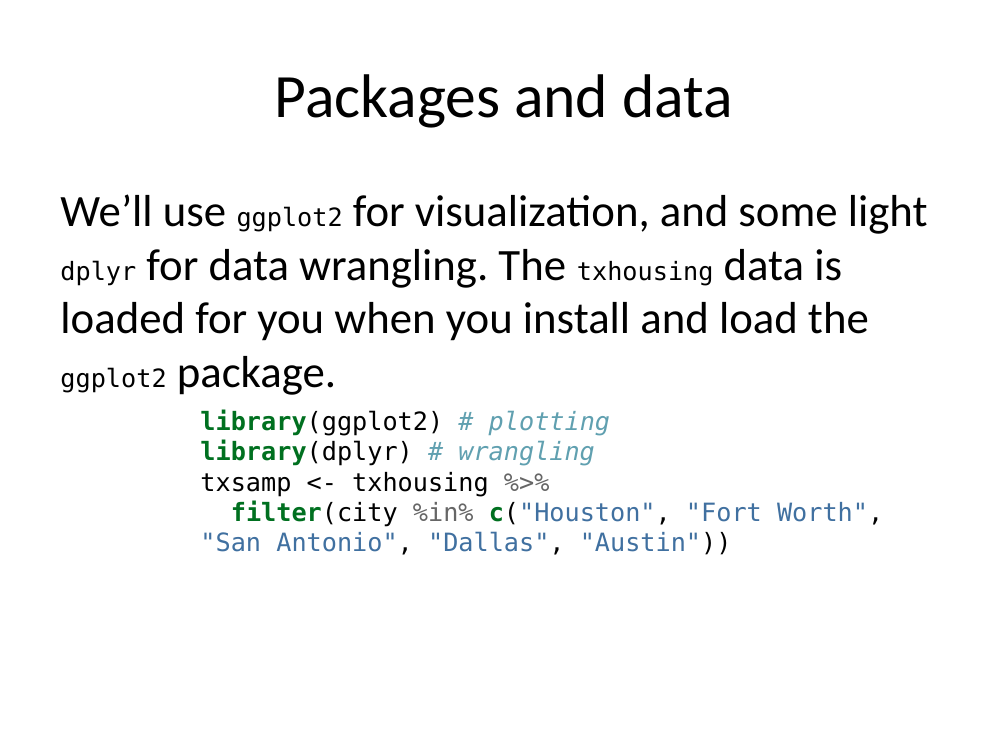
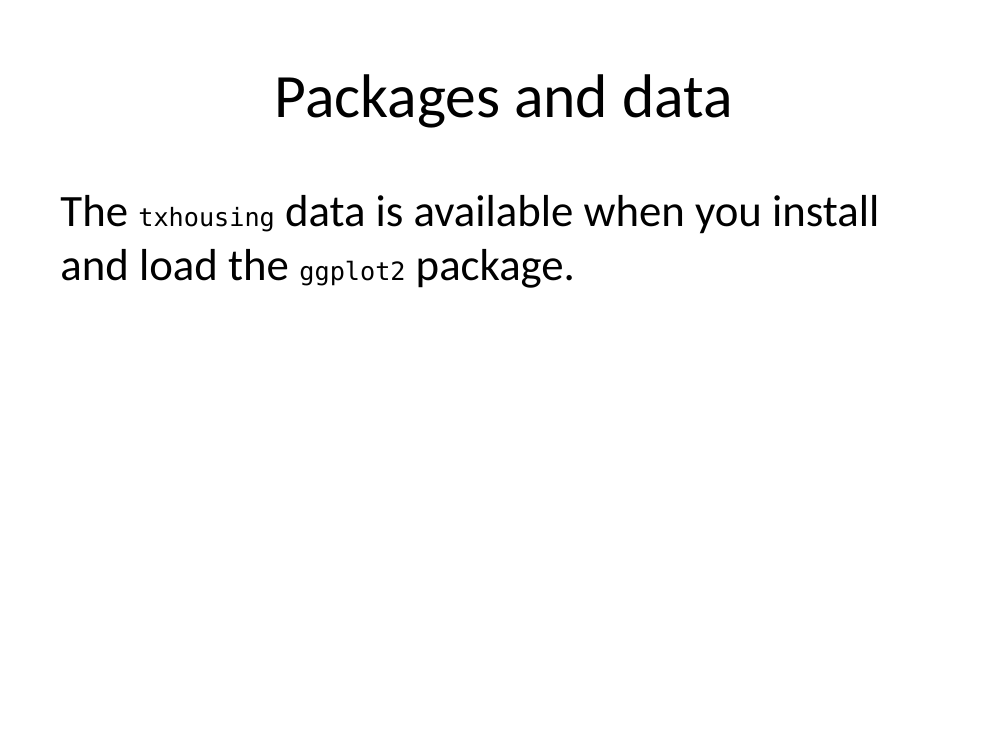
Before and after one commit to apreshill/rmd-render-factory, a slide deck: slide 2 of docs/gallery/outputs/slides/powerpoint_presentation.pptx. Drawn at 1008x756 pixels with LibreOffice and Linux fonts; fonts in the diff are those of the drawing. Boxes give left, top, right and bottom in pixels: in the first picture for what was removed or moved away, otherwise in the second. Text is boxed around its words. In the diff, an @@ line names an element or a change of style, - is before the commit and + after.

```diff
--- a/docs/gallery/outputs/slides/powerpoint_presentation.pptx
+++ b/docs/gallery/outputs/slides/powerpoint_presentation.pptx
@@ text at [60,195,879,288]: text changed; size 18 to 32 pt; font DejaVu Sans Mono to Calibri @@
-We’ll use ggplot2 for visualization, and some light dplyr for data wrangling. The txhousing data is loaded for you when you install and load the ggplot2 package.
-library(ggplot2) # plotting
-library(dplyr) # wrangling
-txsamp <- txhousing %>%
-filter(city %in% c("Houston", "Fort Worth", "San Antonio", "Dallas", "Austin"))
+The txhousing data is available when you install and load the ggplot2 package.
```
Also in this commit, not shown: 3 other slides changed, 1 slide added, 4 slides removed, 49 other files.
